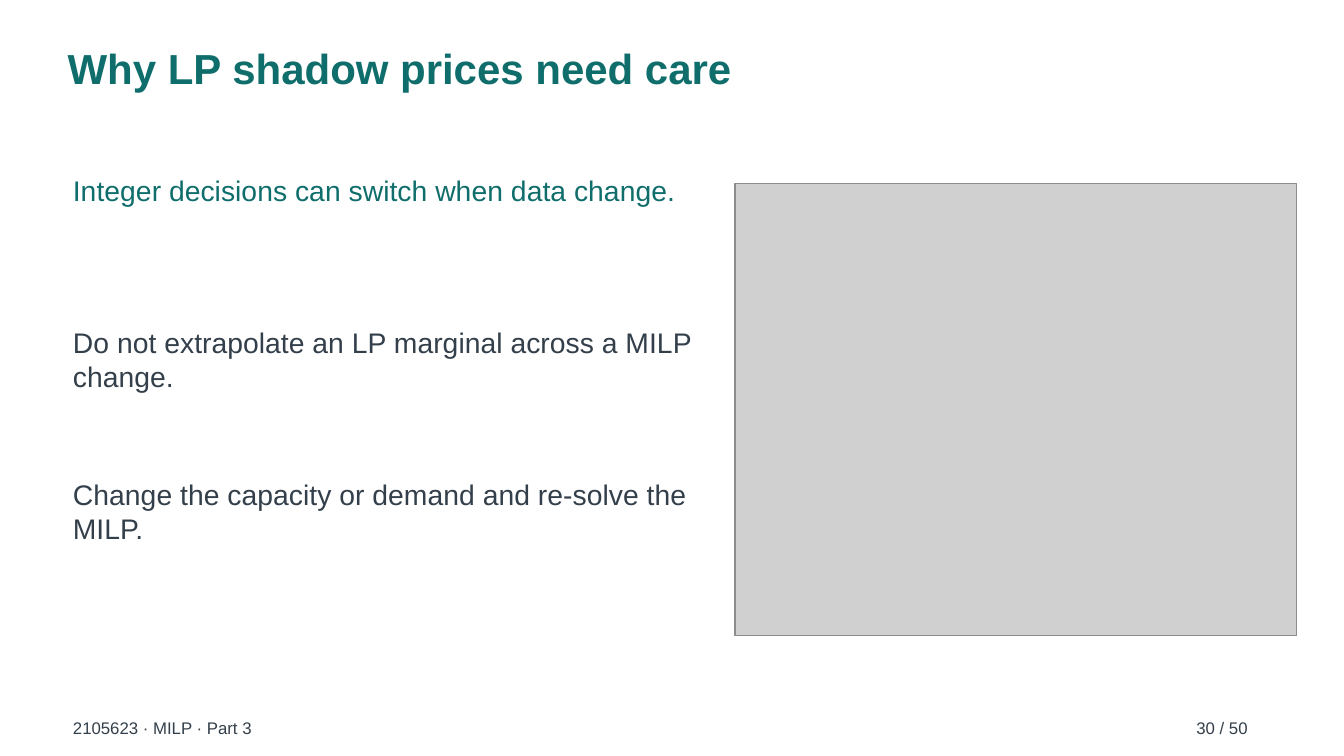
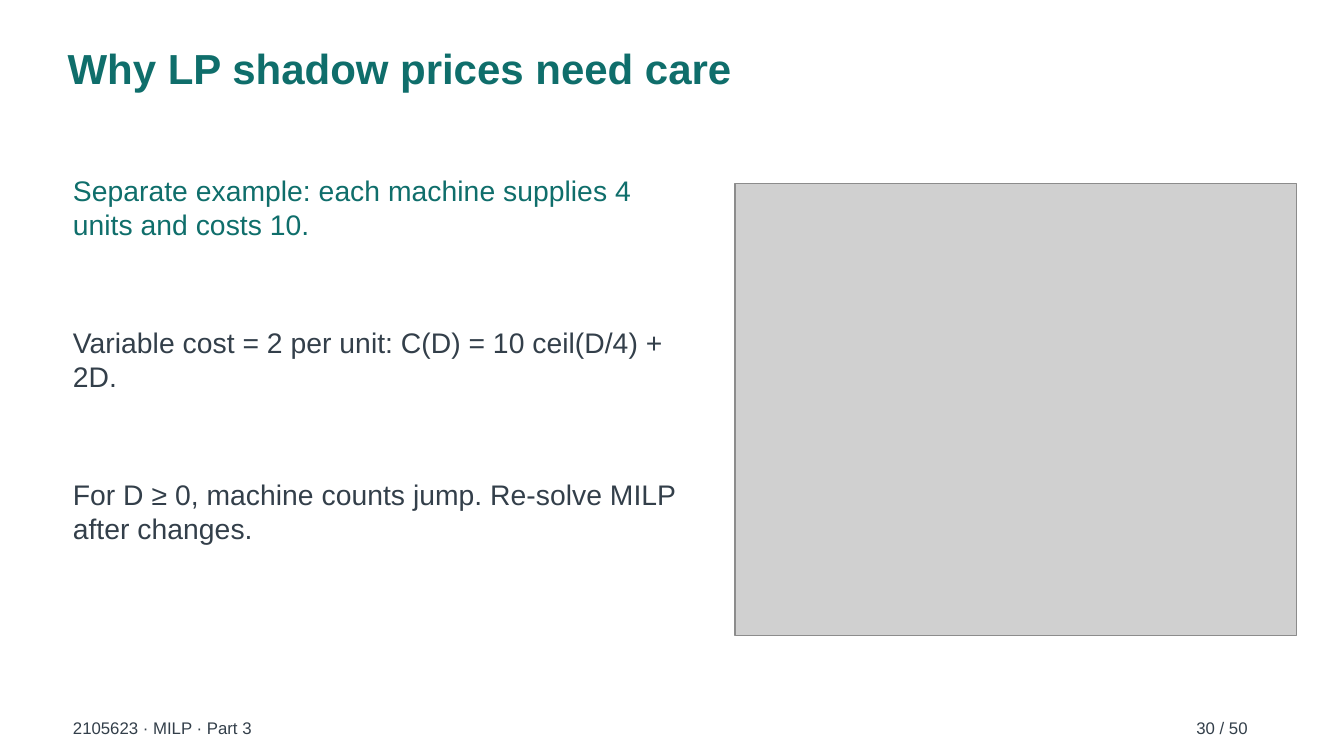
Before and after one commit to soorathep/Test, a slide deck: slide 30 of teaching/2105623/milp/MILP-narrated.pptx. Drawn at 1344x756 pixels with LibreOffice and Linux fonts; fonts in the diff are those of the drawing; grey boxes stand for pictures; background and template pictures are left out. Boxes give left, top, right and bottom in pixels: in the first picture for what was removed or moved away, otherwise in the second. Text is boxed around its words. In the diff, an @@ line names an element or a change of style, - is before the commit and + after.

```diff
--- a/teaching/2105623/milp/MILP-narrated.pptx
+++ b/teaching/2105623/milp/MILP-narrated.pptx
@@ text at box(73, 180, 631, 236): text changed @@
-Integer decisions can switch when data change.
+Separate example: each machine supplies 4 units and costs 10.
@@ text at box(73, 332, 638, 387): text changed @@
-Do not extrapolate an LP marginal across a MILP change.
+Variable cost = 2 per unit: C(D) = 10 ceil(D/4) + 2D.
@@ text at box(73, 484, 676, 545): text changed @@
-Change the capacity or demand and re-solve the MILP.
+For D ≥ 0, machine counts jump. Re-solve MILP after changes.
```
Also in this commit, not shown: 4 other slides changed, 39 other files.
